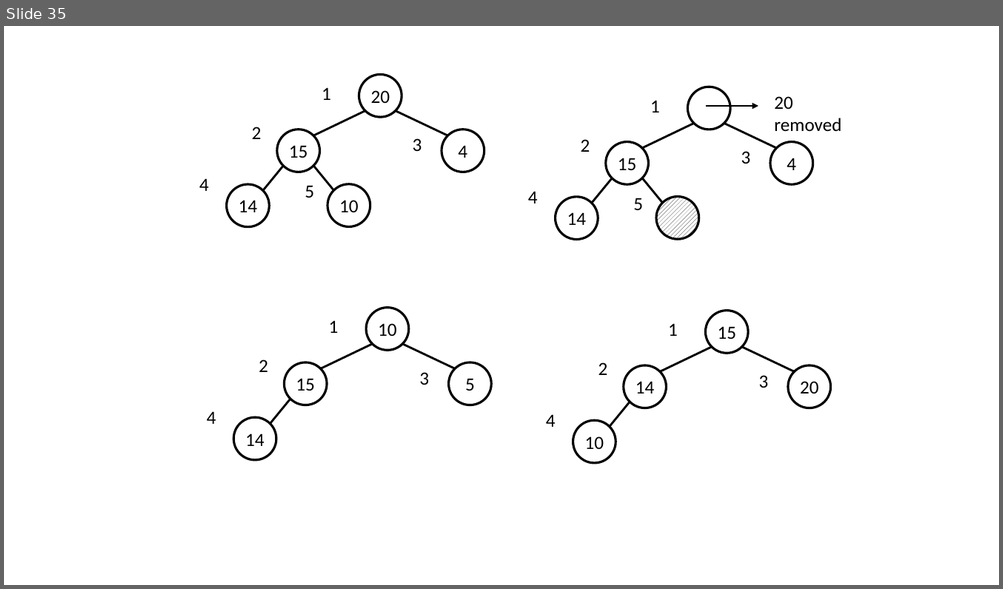
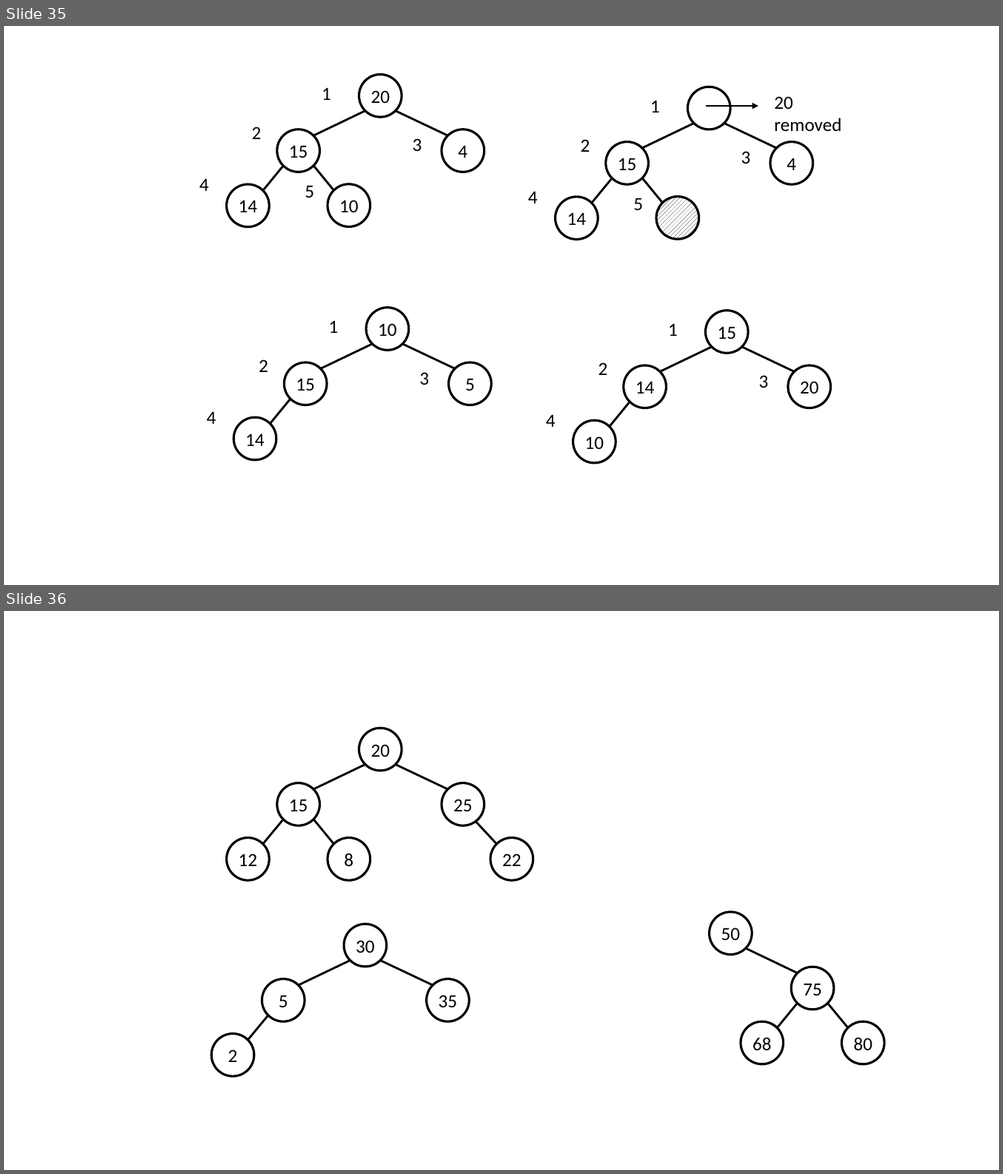
Before and after one commit to resourceful/lecture_dsa2017-1, a slide deck: DSA07-Tree/figures/figures.pptx. Shown one above the other, each under a label of ours: slide 35 before the commit, slides 35 and 36 after it. The pictures are 1003x589 and 1003x1174 pixels, drawn with LibreOffice and Linux fonts; fonts in the diff are those of the drawing. Boxes give left, top, right and bottom in pixels: in the first picture for what was removed or moved away, otherwise in the second. Text is boxed around its words. In the diff, an @@ line names an element or a change of style, - is before the commit and + after.

```diff
--- a/DSA07-Tree/figures/figures.pptx
+++ b/DSA07-Tree/figures/figures.pptx
@@ slide 36 added at (4, 611, 999, 1170), background #FFFFFF @@
@@ ellipse added at (359, 728, 401, 771), fill #FFFFFF, outline #000000 2.25 pt, 18 pt, text #000000 @@
+20
@@ line added from (365, 765) to (313, 789), #000000 2 pt @@
@@ line added from (395, 765) to (448, 789), #000000 2 pt @@
@@ ellipse added at (277, 783, 319, 826), fill #FFFFFF, outline #000000 2.25 pt, 18 pt, text #000000 @@
+15
@@ ellipse added at (441, 783, 484, 826), fill #FFFFFF, outline #000000 2.25 pt, 18 pt, text #000000 @@
+25
@@ line added from (283, 820) to (263, 845), #000000 2 pt @@
@@ line added from (313, 819) to (334, 845), #000000 2 pt @@
@@ line added from (476, 822) to (496, 845), #000000 2 pt @@
@@ ellipse added at (226, 838, 269, 880), fill #FFFFFF, outline #000000 2.25 pt, 18 pt, text #000000 @@
+12
@@ ellipse added at (328, 838, 370, 880), fill #FFFFFF, outline #000000 2.25 pt, 18 pt, text #000000 @@
+8
@@ ellipse added at (490, 838, 533, 880), fill #FFFFFF, outline #000000 2.25 pt, 18 pt, text #000000 @@
+22
@@ ellipse added at (709, 912, 751, 955), fill #FFFFFF, outline #000000 2.25 pt, 18 pt, text #000000 @@
+50
@@ ellipse added at (344, 924, 386, 967), fill #FFFFFF, outline #000000 2.25 pt, 18 pt, text #000000 @@
+30
@@ line added from (350, 961) to (298, 985), #000000 2 pt @@
@@ line added from (380, 961) to (432, 985), #000000 2 pt @@
@@ line added from (745, 949) to (797, 974), #000000 2 pt @@
@@ ellipse added at (262, 980, 304, 1022), fill #FFFFFF, outline #000000 2.25 pt, 18 pt, text #000000 @@
+5
@@ ellipse added at (427, 980, 469, 1022), fill #FFFFFF, outline #000000 2.25 pt, 18 pt, text #000000 @@
+35
@@ ellipse added at (791, 967, 834, 1009), fill #FFFFFF, outline #000000 2.25 pt, 18 pt, text #000000 @@
+75
@@ line added from (797, 1003) to (777, 1028), #000000 2 pt @@
@@ line added from (828, 1003) to (848, 1028), #000000 2 pt @@
@@ line added from (268, 1015) to (248, 1040), #000000 2 pt @@
@@ ellipse added at (740, 1022, 783, 1065), fill #FFFFFF, outline #000000 2.25 pt, 18 pt, text #000000 @@
+68
@@ ellipse added at (842, 1022, 885, 1065), fill #FFFFFF, outline #000000 2.25 pt, 18 pt, text #000000 @@
+80
@@ ellipse added at (211, 1034, 254, 1076), fill #FFFFFF, outline #000000 2.25 pt, 18 pt, text #000000 @@
+2
```
Also in this commit, not shown: 3 other slides added, 2 other files.
